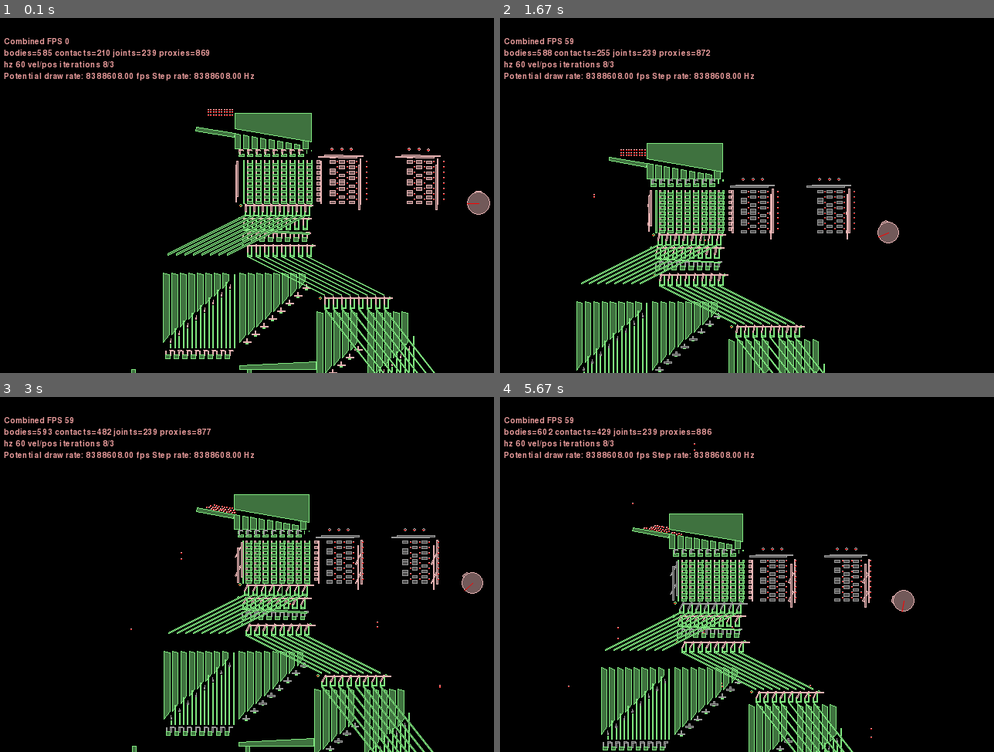
Above: before the commit, frames 1-4 (two rows, left to right).
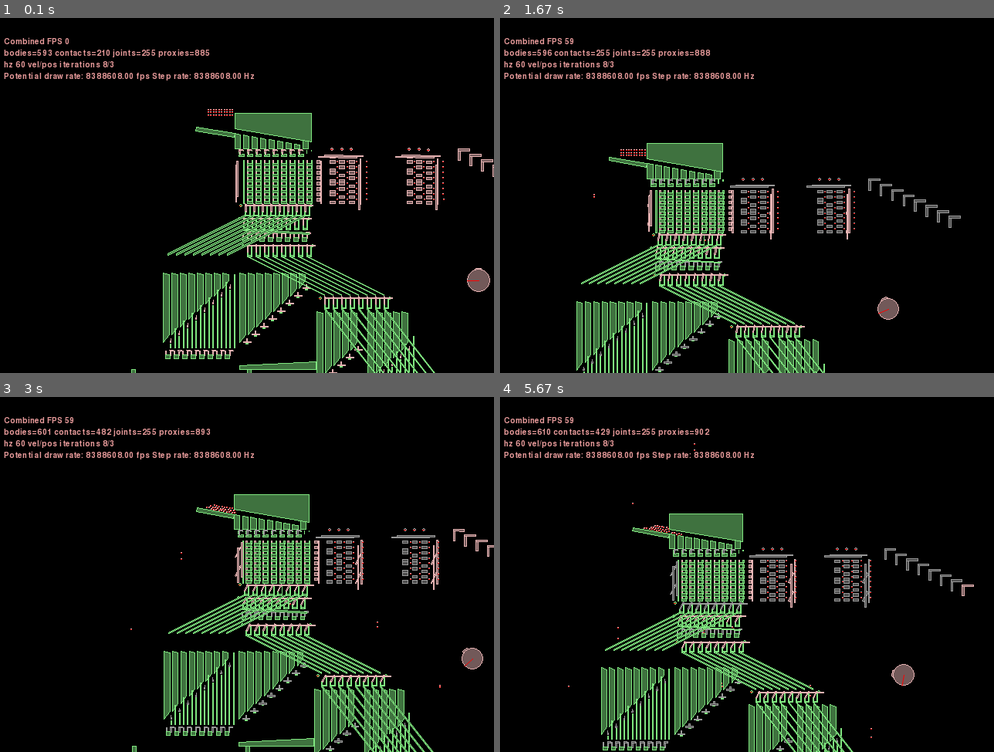
Above: after the commit, the same moments.

Repository: jmacarthur/box2d-ssem
Game: pygame game, started from main.py
Same seed, same stepped clock (60 frames per second), same inputs: the game is played once before the commit and once after it.
Inputs (mouse positions are in pixels of both pictures, inside the frame that each line leads up to):
- Up to frame 1 (0.1 s): no input
- Up to frame 2 (1.67 s): hold Right 0.33-0.8 s; move the mouse to (727, 202) at 0.37 s; hold Up 0.83-1.13 s; move the mouse to (747, 213) at 0.87 s; tap Space at 0.9, 1.23, 1.53 s; tap Z at 0.98 s; hold Right 1.17-1.63 s; move the mouse to (628, 191) at 1.2 s; tap X at 1.32 s
- Up to frame 3 (3 s): hold Left 1.67-2.2 s; move the mouse to (296, 649) at 1.7 s; tap Space at 1.73, 2.03, 2.3, 2.63, 2.93 s; hold Down 2.23-2.53 s; move the mouse to (93, 652) at 2.27 s; tap Z at 2.38 s; hold Left 2.57-2.97 s; move the mouse to (429, 698) at 2.6 s; tap X at 2.72 s
- Up to frame 4 (5.67 s): hold Up 3-3.37 s; move the mouse to (806, 599) at 3.03 s; tap Space at 3.07, 3.47, 3.77, 4.13, 4.53, 4.83, 5.03, 5.33, 5.53 s; hold Right 3.4-4.03 s; move the mouse to (756, 443) at 3.43 s; tap Z at 3.55, 5.12 s; hold Down 4.07-4.43 s; move the mouse to (628, 492) at 4.1 s; tap X at 4.22, 5.62 s; hold Left 4.47-4.93 s; move the mouse to (722, 663) at 4.5 s; hold Right 4.97-5.43 s; move the mouse to (747, 613) at 5 s; hold Up from 5.47 s (still down); move the mouse to (732, 503) at 5.5 s

The runs differ from the first frame. In frame 1, 0.8% of the frame differs, in the area x 8-100%, y 8-78%; in frame 2, 0.9%; in frame 3, 0.9%; in frame 4, 1.2%, in the area x 8-96%, y 8-82%.

Commit message:
Add instruction cranks

Diff:
--- a/main.py
+++ b/main.py
@@ -26,6 +26,7 @@
 selector_rods = 3
 memory_rows = 1<<selector_rods
 pitch = 22
+follower_spacing = 14
 
 filters = [filter(groupIndex=1, categoryBits=0x0001, maskBits=0xFFFF),
            filter(groupIndex=2, categoryBits=0x0002, maskBits=0x0000),
@@ -255,12 +256,12 @@
             for row in range(0,8):
                 enabled = (row >> selector_no) & 1
                 row_selector_fixtures.append(
-                    fixtureDef(shape=makeBox(14+25*selector_no,14*row+7*enabled,14,7),             density=1.0,
+                    fixtureDef(shape=makeBox(14+25*selector_no,follower_spacing*row+7*enabled,14,7),             density=1.0,
                                filter=filter(groupIndex=1, categoryBits=0x0001, maskBits=0xFFFF))
                 )
             #Pegs which are used to raise the selector rods all at once
             row_selector_fixtures.append(
-                    fixtureDef(shape=circleShape(radius=5, pos=(14+25*selector_no+7,14*9+14)), density=1.0,
+                    fixtureDef(shape=circleShape(radius=5, pos=(14+25*selector_no+7,follower_spacing*9+14)), density=1.0,
                                filter=filter(groupIndex=1, categoryBits=0x0001, maskBits=0xFFFF)))
 
 
@@ -428,6 +429,16 @@
 
         return self.world.CreateDynamicBody(position=(xpos*self.scale, ypos*self.scale), fixtures=new_fixtures)
 
+    def add_multipolygon(self, polygons, xpos=0, ypos=0, filter=filters[0]):
+        fixtures = []
+        for p in polygons:
+            fixtures.append(fixtureDef(shape=polygonShape(vertices=[(x*self.scale, y*self.scale) for (x,y) in p]),
+                                               filter=filter,
+                                               density=1.0))
+
+        return self.world.CreateDynamicBody(position=(xpos*self.scale, ypos*self.scale), fixtures=fixtures)
+
+
     def revolving_joint(self, bodyA, bodyB, anchor, friction=False, motor=0):
         (x,y) = anchor
 
@@ -476,6 +487,17 @@
         bump_fixture = fixtureDef(shape=polygonShape(vertices=bump_polygon),density=1.0,filter=filters[0])
         cam_body = self.add_multifixture([disc_fixture, bump_fixture], xpos, ypos)
         self.revolving_joint(attachment_body, cam_body, (xpos,ypos), motor=0.25)
+
+    def add_instruction_cranks(self, attachment_body, xpos, ypos):
+        len1 = 25
+        len2 = 25
+        thickness = 2.5
+        for i in range(0,8):
+            crank_polygon1 = [ (-thickness,-thickness), (-thickness,-len1-thickness), (thickness,-len1-thickness), (thickness,-thickness) ]
+            crank_polygon2 = [ (-thickness,-thickness), (-thickness,thickness), (len2+thickness,thickness), (len2+thickness,-thickness) ]
+            crank = self.add_multipolygon([crank_polygon1, crank_polygon2], xpos+i*30, ypos-i*follower_spacing)
+            self.revolving_joint(attachment_body, crank, (xpos+i*30,ypos-i*follower_spacing))
+            self.world.CreateDistanceJoint(bodyA=crank, bodyB=self.rom_followers[7-i], anchorA=((xpos+i*30)*self.scale, (ypos-i*follower_spacing-len1)*self.scale), anchorB=self.rom_followers[7-i].worldCenter, collideConnected=False)
 
     def __init__(self):
         super(Memory, self).__init__()
@@ -529,6 +551,7 @@
         self.rom_selectors = []
         self.add_row_decoder(200, 0, groundBody, self.rom_followers, self.rom_selectors)
 
+        self.add_instruction_cranks(groundBody, 550, 140)
 
         #self.ball_bearing_lift(-200,-400,groundBody)
         self.memory_sender(325+17,-500, groundBody)
@@ -537,7 +560,7 @@
 
         # Cams
 
-        self.add_cam(600,0, groundBody)
+        self.add_cam(600,-200, groundBody)
 
     def Step(self, settings):
         super(Memory, self).Step(settings)
